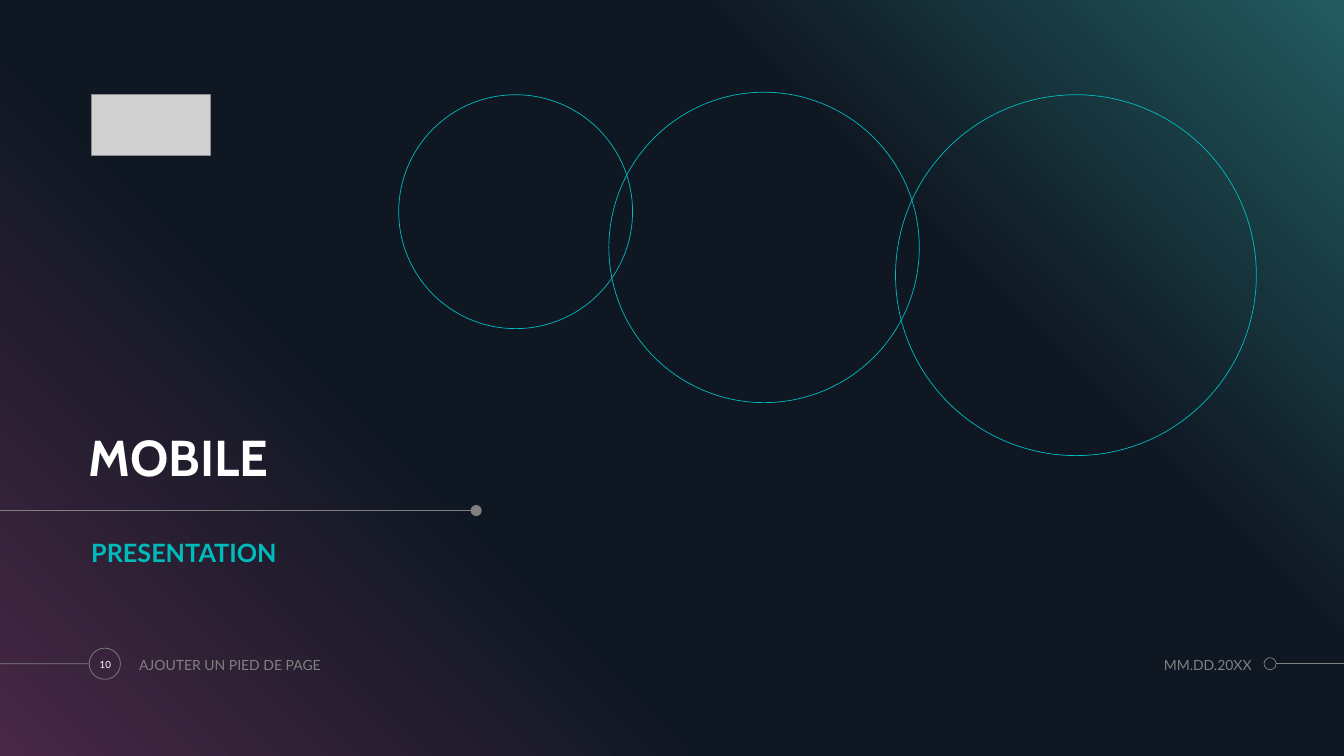
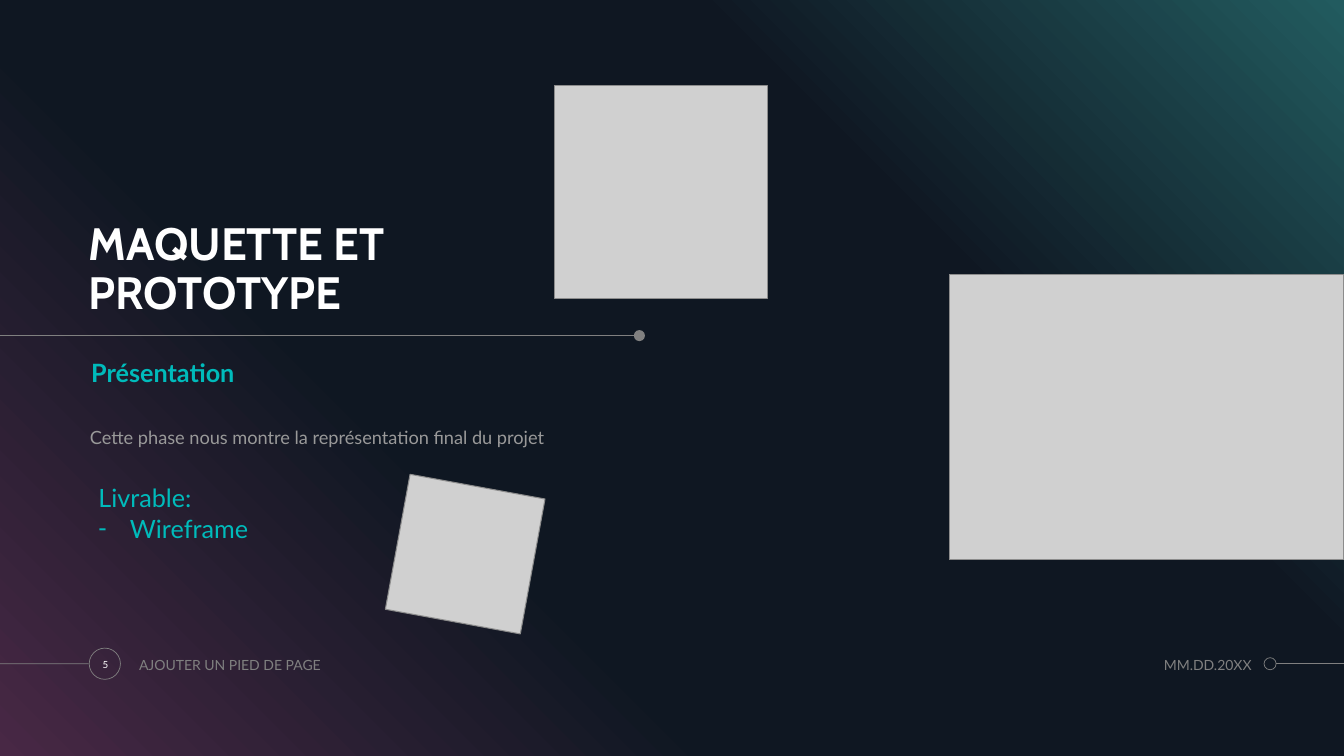
Before and after one commit to maldoq/ApplicationAssociation, a slide deck: slide 5 of Application/PROJET N°3 PYTHON.pptx (slide 10 before the commit). Drawn at 1344x756 pixels with LibreOffice and Linux fonts; fonts in the diff are those of the drawing; grey boxes stand for pictures. Boxes give left, top, right and bottom in pixels: in the first picture for what was removed or moved away, otherwise in the second. Text is boxed around its words. In the diff, an @@ line names an element or a change of style, - is before the commit and + after.

```diff
--- a/Application/PROJET N°3 PYTHON.pptx
+++ b/Application/PROJET N°3 PYTHON.pptx
@@ picture added at (x1=555, y1=86, x2=767, y2=298) @@
@@ picture removed at (x1=92, y1=95, x2=211, y2=155) @@
@@ ellipse removed at (x1=399, y1=95, x2=633, y2=329) @@
@@ ellipse removed at (x1=609, y1=92, x2=920, y2=402) @@
@@ ellipse removed at (x1=895, y1=95, x2=1256, y2=456) @@
@@ title added at (x1=89, y1=227, x2=384, y2=310), 32.4 pt, text #FFFFFF, bold @@
+MAQUETTE ET PROTOTYPE
@@ picture added at (x1=950, y1=274, x2=1344, y2=560) @@
@@ line added from (0, 336) to (639, 336), #808080 0.5 pt @@
@@ ellipse moved from (x1=471, y1=505, x2=482, y2=516) to (x1=634, y1=330, x2=645, y2=341) @@
@@ text added at (x1=91, y1=363, x2=234, y2=382), 18 pt, text #00BBBB, bold @@
+Présentation
@@ title removed at (x1=89, y1=440, x2=269, y2=477) @@
-MOBILE
@@ text added at (x1=90, y1=430, x2=544, y2=447), 12.9 pt, text #999999 @@
+Cette phase nous montre la représentation final du projet
@@ picture added at (x1=385, y1=475, x2=545, y2=634) @@
@@ text added at (x1=98, y1=488, x2=248, y2=538), 18 pt, text #00BBBB @@
+Livrable:
+– Wireframe
@@ line removed from (0, 511) to (476, 511) @@
@@ text removed at (x1=91, y1=543, x2=276, y2=562) @@
-PRESENTATION
@@ page number at (x1=103, y1=661, x2=109, y2=668): text changed @@
-10
+5
```
Also in this commit, not shown: 5 other slides changed, 1 slide added, 6 slides removed, 4 other files.
